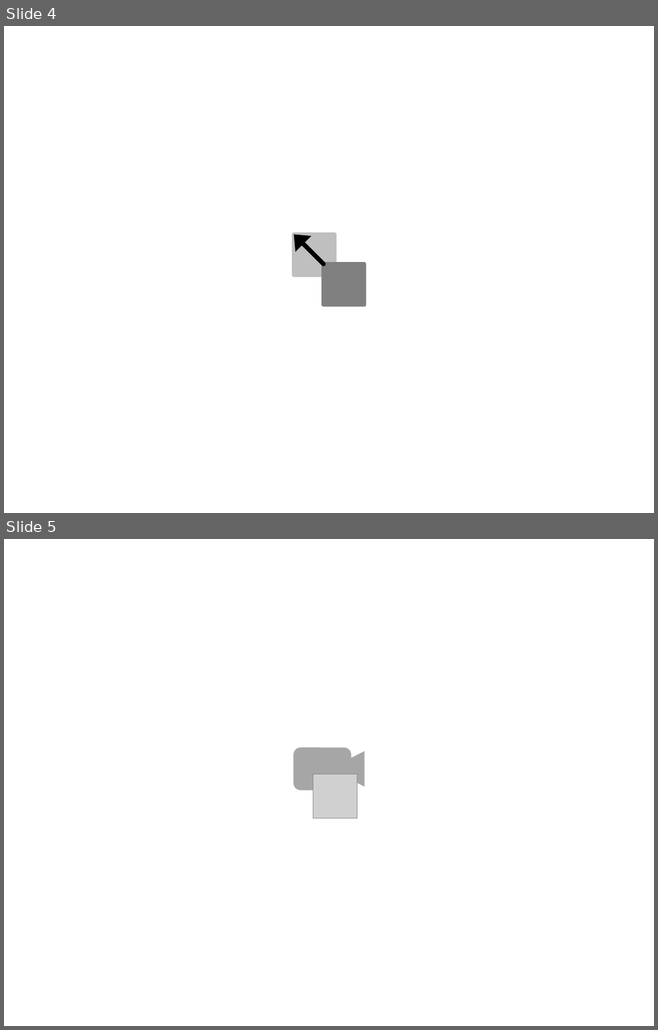
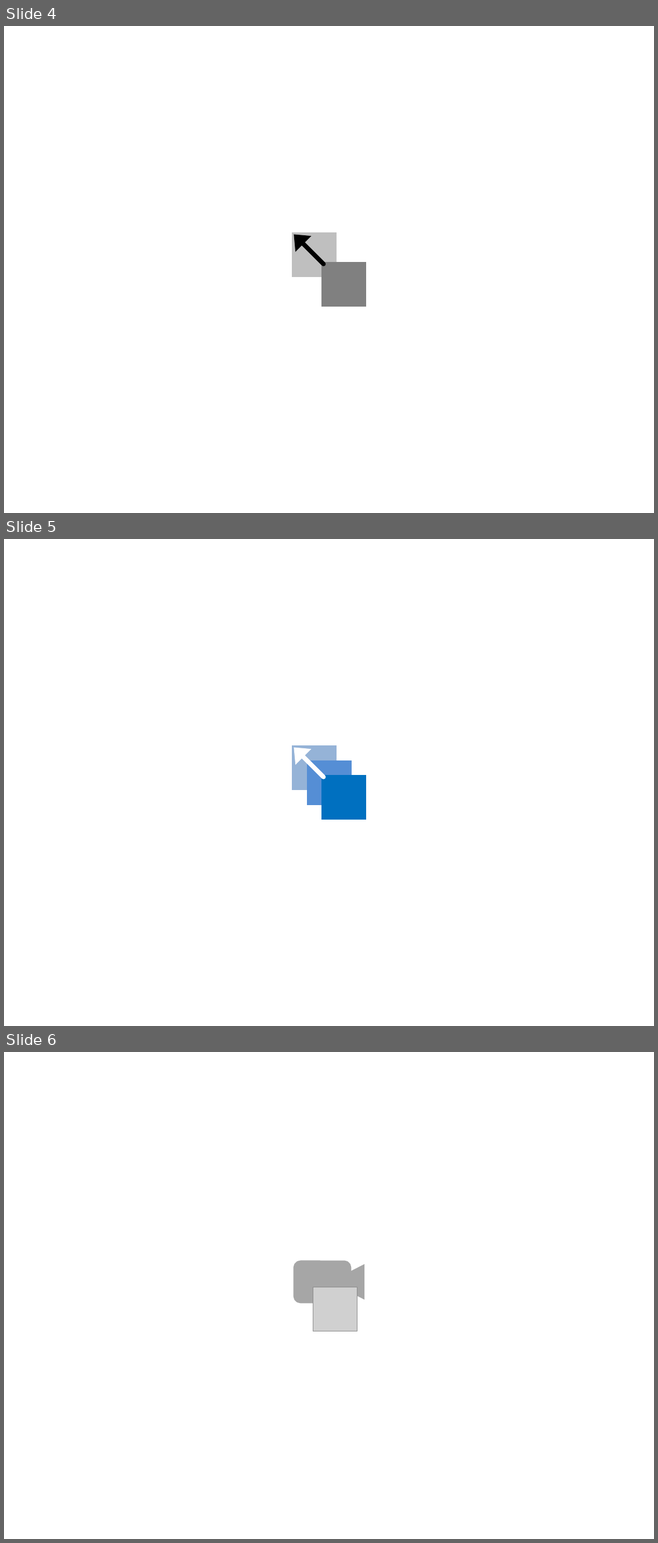
Before and after one commit to YinshengGuo/WinduVision, a slide deck: icons/icons.pptx. Shown one above the other, each under a label of ours: slides 4 and 5 before the commit, slides 4, 5 and 6 after it. The pictures are 658x1030 and 658x1543 pixels, drawn with LibreOffice and Linux fonts; fonts in the diff are those of the drawing; grey boxes stand for pictures. Boxes give left, top, right and bottom in pixels: in the first picture for what was removed or moved away, otherwise in the second. Text is boxed around its words. In the diff, an @@ line names an element or a change of style, - is before the commit and + after.

```diff
--- a/icons/icons.pptx
+++ b/icons/icons.pptx
@@ slide 5 added at [4,539,654,1026], background #FFFFFF @@
@@ rectangle added at [294,748,335,788], fill #95B3D7, outline #95B3D7 4 pt @@
@@ arrow added from (324, 777) to (294, 748), #FFFFFF 5 pt @@
@@ rectangle added at [308,762,350,803], fill #558ED5, outline #558ED5 4 pt @@
@@ rectangle added at [324,777,365,819], fill #0070C0, outline #0070C0 4 pt @@
@@ what was slide 5 is now slide 6 @@
```
Also in this commit, not shown: 10 other files.
